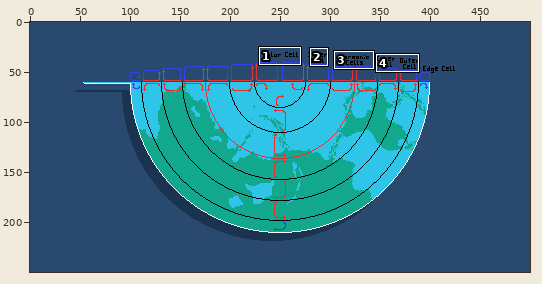
Edited in one commit: pixel-art file (content/Meta/Images/Infographics/atmospheric_cells.aseprite). Above, an overview of the earlier version with the close-up marked.
Close-up. Before the edit:
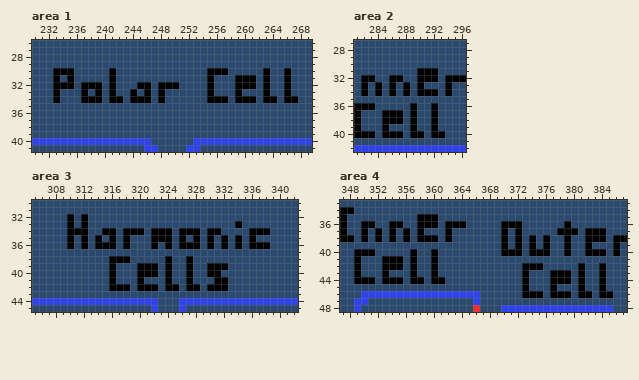
500x250 pixels, 1 frame. Shown: area 1: x 230..269, y 26..41; area 2: x 281..296, y 27..42; area 3: x 305..342, y 30..45; area 4: x 347..387, y 33..48. The commit also changed other parts of the picture, which this record leaves out.
Now the later version:
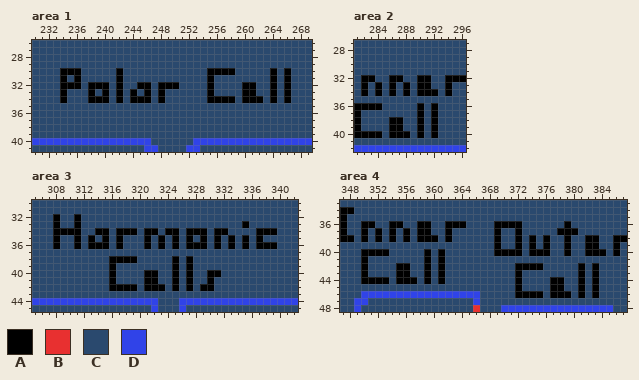
Palette (. is transparent): A #000000  B #e83030  C #2a496e  D #3043e8
The exact change:
Area 1, layer "Text":
The edit turns colour C into colour A in row 30 at x 236, 242, 258 and 264; in row 31 at x 234, 236, 242 and 264; in row 32 at x 236, 240, 242 and 264; in row 33 at x 234, 238, 240, 242, 260 to 261 and 264; in row 34 at x 234, 240, 258 and 262.
The edit turns colour A into colour C in row 30 at x 233, 241 and 263; in row 31 at x 233, 235, 241, 259 to 261 and 263; in row 32 at x 233, 237, 241, 259 and 263; in row 33 at x 233, 237, 239, 241, 259 and 263; in row 34 at x 233, 237, 241, 259, 263 and 267.
Area 2, layer "Text":
The edit turns colour C into colour A in row 33 at x 291; in row 36 at x 284 and 290; in rows 37 to 38 at x 290; in row 39 at x 286 to 287 and 290; in row 40 at x 284 and 288.
The edit turns colour A into colour C in row 31 at x 290 to 292; in row 32 at x 292; in row 36 at x 289; in row 37 at x 285 to 287 and 289; in rows 38 to 39 at x 285 and 289; in row 40 at x 285, 289 and 293.
Area 3, layer "Text":
The edit turns colour C into colour A in row 32 at x 308 and 311; in row 33 at x 308, 311 and 335; in row 34 at x 308 to 309, 314, 317, 321, 325, 329, 332 and 339; in row 35 at x 308, 311, 313, 315, 317, 321, 325, 327, 329, 331, 333, 335 and 337; in row 36 at x 308, 311, 313, 317, 321, 323, 325, 329, 331, 333, 335 and 339; in row 38 at x 319 and 325.
The edit turns colour C into colour A in rows 39 to 40 at x 325; in row 41 at x 321 to 322, 325 and 330; in row 42 at x 319, 323 and 329.
The edit turns colour A into colour C in row 32 at x 310 and 312; in row 33 at x 310, 312 and 334; in row 34 at x 312, 316, 320, 323, 326, 330 and 336; in row 35 at x 310, 312, 314, 316, 318, 322, 324, 326, 328, 330, 332, 334 and 336; in row 36 at x 310, 312, 316, 318, 322, 324, 326, 330, 332, 334 and 336; in row 38 at x 324.
The edit turns colour A into colour C in row 39 at x 320 to 322, 324 and 330 to 332; in row 40 at x 320 and 324; in row 41 at x 320, 324 and 331 to 332; in row 42 at x 320, 324, 328 and 331 to 332.
Area 4, layer "Text":
The edit turns colour C into colour A in row 36 at x 369; in row 37 at x 359 and 369; in row 38 at x 369; in row 39 at x 369 and 383; in row 40 at x 352 to 353, 359, 361 and 369; in row 41 at x 350, 359 and 361.
The edit turns colour C into colour A in row 42 at x 350, 356, 359, 361, 372 and 383; in row 43 at x 350, 355 to 356, 359, 361, 372 and 383; in row 44 at x 352, 356, 359, 372 and 383; in row 45 at x 372, 378 and 383; in row 46 at x 372 and 383.
The edit turns colour A into colour C in row 35 at x 358 to 360; in row 36 at x 360; in row 37 at x 370 and 382 to 384; in row 38 at x 370 and 384; in row 39 at x 370; in row 40 at x 349, 357 and 360.
The edit turns colour A into colour C in row 41 at x 349, 353 to 355, 357 and 360; in row 42 at x 349, 353 to 354, 357, 360 and 384; in row 43 at x 349, 353, 357, 360, 373, 377 to 379 and 384; in row 44 at x 349, 354, 358, 360, 373, 379 and 384; in row 45 at x 373 and 384; in row 46 at x 382 and 384 to 385.
